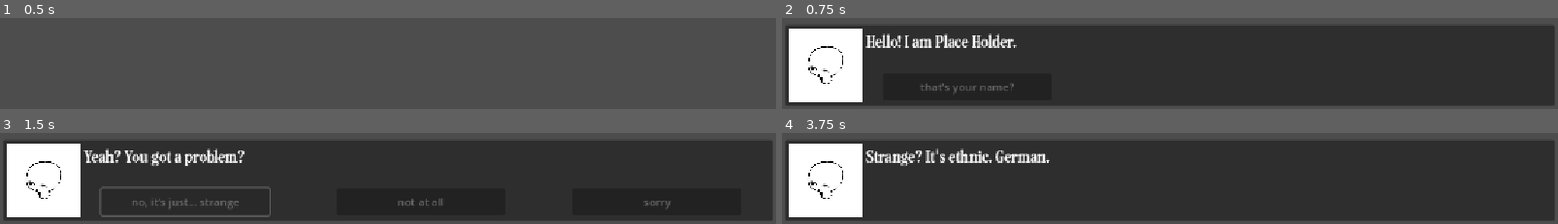
Above: before the commit, frames 1-4 (two rows, left to right).
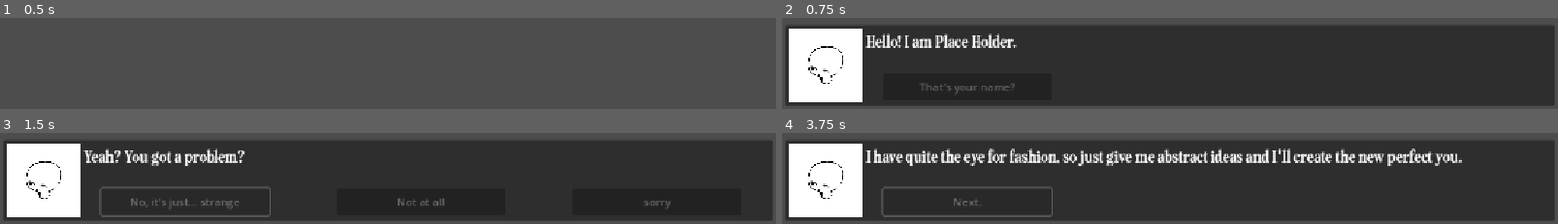
Above: after the commit, the same moments.

Repository: rffhtan/dialogue-charactercustomizer
Game: Godot game, scene res://dialogue.tscn
Same seed, same stepped clock (60 frames per second), same inputs: the game is played once before the commit and once after it.
Inputs (mouse positions are in pixels of both pictures, inside the frame that each line leads up to):
- Up to frame 1 (0.5 s): no input
- Up to frame 2 (0.75 s): tap Enter (ui_accept) at 0.5 s; move the mouse to (outside the picture) at 0.52 s; hold Right from 0.53 s (still down); tap Alt at 0.6 s; click (outside the picture) at 0.67 s
- Up to frame 3 (1.5 s): tap Enter (ui_accept) at 0.77 s; release Right at 1.25 s; click "that's your name?" (after the commit: "That's your name?") at 1.25 s
- Up to frame 4 (3.75 s): click "no, it's just... strange" (after the commit: "No, it's just... strange") at 2 s; click (968, 202) at 2.75 s, where only the run after the commit has a clickable "Next."; click (968, 202) at 3.5 s, where only the run after the commit has a clickable "Next."

Frame 1 is identical in both runs. In frame 2, 0.3% of the frame differs, in the area x 17-30%, y 71-83%; in frame 3, 0.3%; in frame 4, 7.8%, in the area x 10-88%, y 17-93%.

Commit message:
script script script
just more scriptwriting that's all ALSO FINALLY FIXED MY FAILSAFE FR IVE BEEN BREAKING AND FIXING ON REPEAT

Diff:
--- a/basic-dialogue-engine-+-character-customization/key.gd
+++ b/basic-dialogue-engine-+-character-customization/key.gd
@@ -3,9 +3,9 @@
 @export var props = load("res://dialogueresources.tres")
 var options : Array
 var options2 : Array
-var d = {1 : ["Hello! I am Place Holder."], 2 : ["Yeah? You got a problem?"], 3 : ["Strange? It's ethnic. German."], 4 : ["Good..."]}
-var o = {1 : ["that's your name?"], 2 : ["no, it's just... strange", "not at all", "sorry"]}
-var o2 = { 1 : [2], 2 : [3, 4, 4]}
+var d = {1 : ["Hello! I am Place Holder."], 2 : ["Yeah? You got a problem?"], 3 : ["Strange? It's ethnic. German."], 4 : ["Good..."], 5 : ["Anyway, today I will be helping you create your online avatar."], 6 : ["I have quite the eye for fashion, so just give me abstract ideas and I'll create the new perfect you."], 7 : ["Are you lighter or darker skinned?"], 8 : ["Are you a hat person?"], 9 : ["Just basic hats or something... hardcore?"], 10 : ["Would you say you're a fighter, a chill guy/gal, or bush?"], 11: ["Knew you'd say that"], 12 : ["Since you apparently hate hats, do you prefer shorter or longer hair?"], 13 : ["Feminine or masculine hairstyle?"], 14 : ["Round, pointy, spikey? (you'll see what I mean)"]}
+var o = {1 : ["That's your name?"], 2 : ["No, it's just... strange", "Not at all", "sorry"], 3 : ["Next."], 4 : ["Next."], 5 : ["Next."], 6 : ["Next."], 7 : ["Lighter.", "Darker."], 8 : ["Yes.", "No."], 9 : ["Vanilla stuff.", "Hardcore."], 10 : ["I'm quite the agressor.", "Pretty calm, chill.", "Bush"], 11 : ["Next."], 12 : ["Short.", "Something inbetween.", "Longer."], 13 : ["Feminine.", "Masculine."], 14 : ["Round.", "Pointy.", "Spikey"]}
+var o2 = { 1 : [2], 2 : [3, 4, 4], 3 : [5], 4 : [5], 5 : [6], 6 : [7], 7 : [8, 8], 8 : [9, 9], 9 : [10, 10], 10 : [11, 11, 11], 11 : [12], 12 : [13, 13, 13], 13 : [14, 14], 14 : [15, 15, 15]}
 # Called when the node enters the scene tree for the first time.
 func _ready() -> void:
 	engine.dialogue_started.connect(_dialogue)
--- a/basic-dialogue-engine-+-character-customization/option_2.gd
+++ b/basic-dialogue-engine-+-character-customization/option_2.gd
@@ -9,7 +9,7 @@
 	button.pressed.connect(_button_pressed)
 
 func _button_pressed():
-	if  manager.o2.has(dialogueid.dialogueid) and ((manager.o2[dialogueid.dialogueid])).has(1) :
+	if  manager.o2.has(dialogueid.dialogueid) and ((manager.o2[dialogueid.dialogueid])).size() >= 2 :
 		dialogueid.dialogueid = ((manager.o2[dialogueid.dialogueid])[1])
 
 
--- a/basic-dialogue-engine-+-character-customization/option_3.gd
+++ b/basic-dialogue-engine-+-character-customization/option_3.gd
@@ -9,7 +9,7 @@
 	button.pressed.connect(_button_pressed)
 
 func _button_pressed():
-	if  manager.o2.has(dialogueid.dialogueid) and ((manager.o2[dialogueid.dialogueid])).has(2):
+	if  manager.o2.has(dialogueid.dialogueid) and ((manager.o2[dialogueid.dialogueid])).size() >= 3 :
 		dialogueid.dialogueid = ((manager.o2[dialogueid.dialogueid])[2])
 
 func _options():
